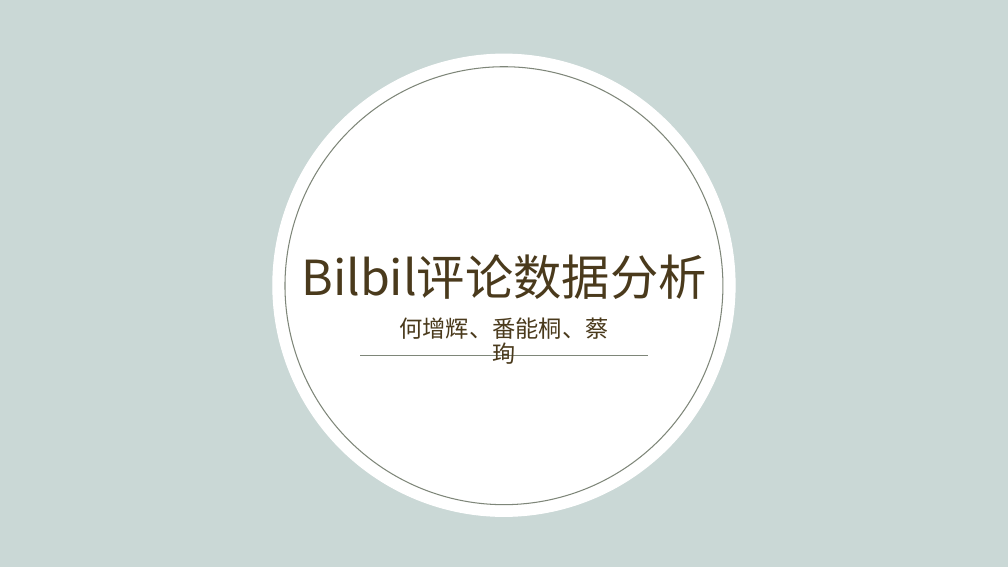
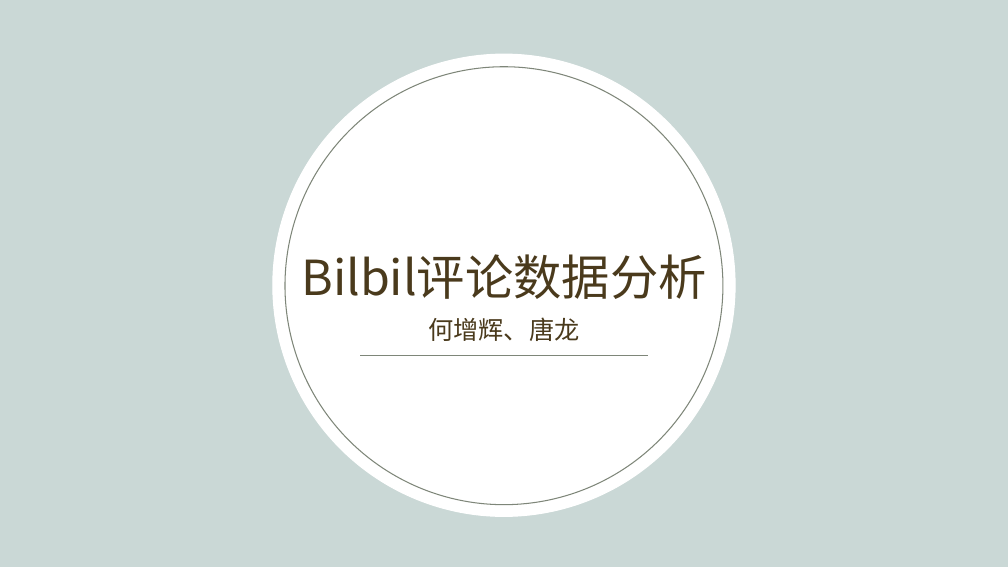
Before and after one commit to yzss-1001/bilbil_description, a slide deck: slide 1 of bilbil评论数据分析.pptx. Drawn at 1008x567 pixels with LibreOffice and Linux fonts; fonts in the diff are those of the drawing; background and template pictures are left out. Boxes give left, top, right and bottom in pixels: in the first picture for what was removed or moved away, otherwise in the second. Text is boxed around its words. In the diff, an @@ line names an element or a change of style, - is before the commit and + after.

```diff
--- a/bilbil评论数据分析.pptx
+++ b/bilbil评论数据分析.pptx
@@ subtitle at [428,317,579,341]: text changed; size 22.2 to 24 pt @@
-何增辉、番能桐、蔡珣
+何增辉、唐龙
```
Also in this commit, not shown: 3 other slides changed, 2 slides added.
